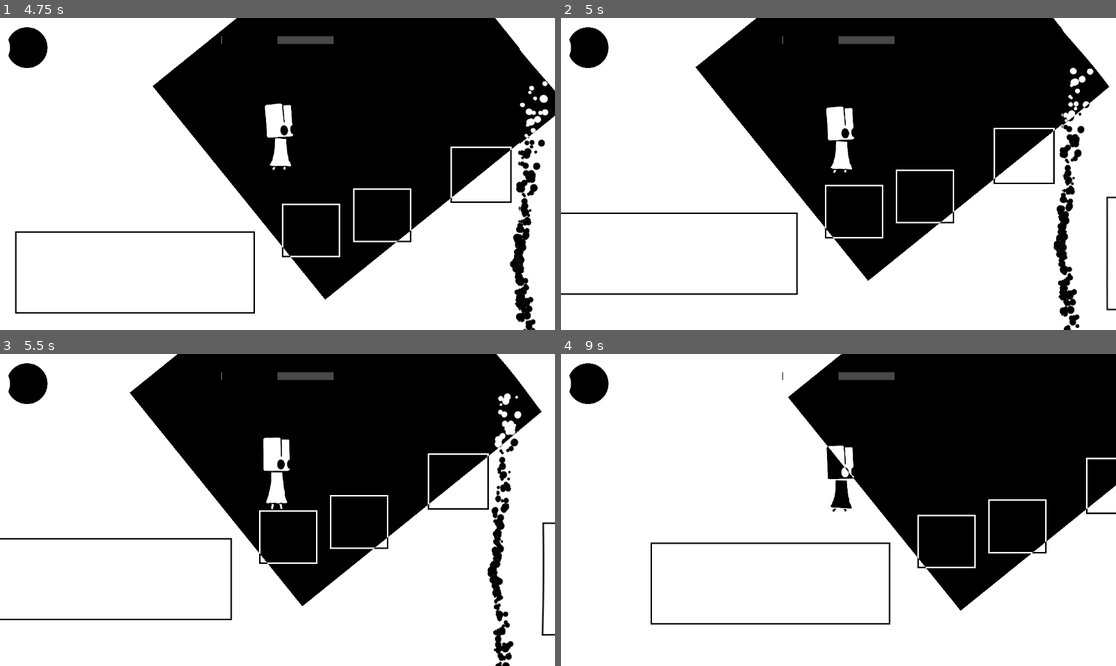
Above: before the commit, frames 1-4 (two rows, left to right).
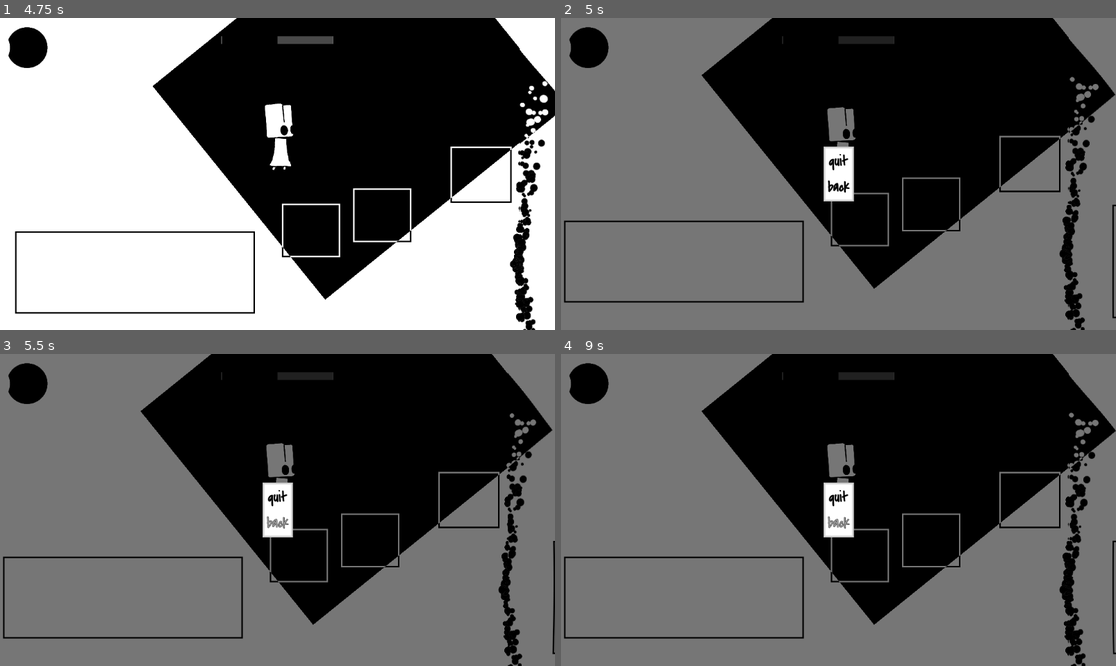
Above: after the commit, the same moments.

Repository: a-fun-gi/contrast
Game: Godot game, scene res://scenes/game_manager.tscn
Same seed, same stepped clock (60 frames per second), same inputs: the game is played once before the commit and once after it.
Inputs (mouse positions are in pixels of both pictures, inside the frame that each line leads up to):
- Up to frame 1 (4.75 s): click "Play" at 0.5 s; tap Enter (ui_accept) at 1.25 s; hold D (player_right) 1.28-2.78 s; tap W (player_jump) at 1.52, 2.27, 3.77, 4.52 s; hold A (player_left) 2.78-3.53 s; hold D (player_right) from 3.53 s (still down)
- Up to frame 2 (5 s): keep holding D (player_right); tap Escape (pause) at 4.9 s
- Up to frame 3 (5.5 s): release D (player_right) at 5 s; click (277, 522) at 5 s, where only the run after the commit has a clickable "back"
- Up to frame 4 (9 s): hold A (player_left) 5.78-6.53 s; tap W (player_jump) at 6.02, 7.52, 8.27 s; hold D (player_right) 6.53-7.28 s; hold A (player_left) 7.28-8.78 s; hold D (player_right) from 8.78 s (still down)

Frame 1 is identical in both runs. In frame 2, 66% of the frame differs, in the area x 0-100%, y 0-100%; in frame 3, 68%; in frame 4, 75%.

Commit message:
add pause menu

Diff:
--- a/godot/scenes/game_manager.gd
+++ b/godot/scenes/game_manager.gd
@@ -1,6 +1,8 @@
 extends Node
 
 var menu_i = null
+var main_i = null
+var pause_m_i = null
 
 func _ready() -> void:
 	var menu = load("uid://dfs6b64cfoybe")
@@ -16,9 +18,17 @@
 	menu_i = null
 	var main = load("uid://dcfub1tbypo17")
 	if main:
-		var instance = main.instantiate()
-		add_child(instance)
+		main_i = main.instantiate()
+		add_child(main_i)
 
 
 func quit():
 	get_tree().quit()
+
+func quit_to_main_menu():
+	var menu = load("uid://dfs6b64cfoybe")
+	if menu:
+		menu_i = menu.instantiate()
+		add_child(menu_i)
+	main_i.queue_free()
+	main_i = null
--- a/godot/scenes/game_manager.tscn
+++ b/godot/scenes/game_manager.tscn
@@ -1,3 +1,4 @@
 [gd_scene format=3 uid="uid://cmvr5ma6kgera"]
 
 [node name="GameManager" type="Node" unique_id=1840785326]
+process_mode = 3
--- a/godot/scenes/main.tscn
+++ b/godot/scenes/main.tscn
@@ -15,6 +15,7 @@
 [ext_resource type="PackedScene" uid="uid://bj7rqb8uwiwmo" path="res://scenes/terrain/invert.tscn" id="13_trceg"]
 [ext_resource type="PackedScene" uid="uid://3omylfemrbt7" path="res://scenes/terrain/ripple-zone.tscn" id="14_a8y0u"]
 [ext_resource type="PackedScene" uid="uid://boyi8bjdvqu1j" path="res://scenes/terrain/walls.tscn" id="15_jkv2x"]
+[ext_resource type="PackedScene" uid="uid://bs3kkrdcbaa30" path="res://scenes/ui/pause menu.tscn" id="16_jbj1t"]
 
 [sub_resource type="Animation" id="Animation_eb6dy"]
 length = 0.001
@@ -355,6 +356,11 @@
 
 [node name="terrain" type="Node2D" parent="." unique_id=906218129]
 
+[node name="StaticBody2D10" parent="terrain" unique_id=1943535163 instance=ExtResource("5_tbgi4")]
+position = Vector2(5699.999, 886.9999)
+rotation = -1.5712355
+scale = Vector2(0.99999994, 0.99999994)
+
 [node name="AnimatableBody2D2" parent="terrain" unique_id=2084512860 instance=ExtResource("2_jyhfs")]
 position = Vector2(3025, 439)
 
@@ -425,6 +431,18 @@
 process_material = SubResource("ParticleProcessMaterial_jbj1t")
 
 [node name="GPUParticles2D2" parent="walls" index="1" unique_id=387757668]
+lifetime = 3.68
+process_material = SubResource("ParticleProcessMaterial_muem4")
+
+[node name="walls2" parent="." unique_id=1789562853 instance=ExtResource("15_jkv2x")]
+position = Vector2(5055, 222)
+scale = Vector2(13.319995, 5.64)
+
+[node name="GPUParticles2D" parent="walls2" index="0" unique_id=1487848240]
+lifetime = 3.87
+process_material = SubResource("ParticleProcessMaterial_jbj1t")
+
+[node name="GPUParticles2D2" parent="walls2" index="1" unique_id=387757668]
 lifetime = 3.68
 process_material = SubResource("ParticleProcessMaterial_muem4")
 
@@ -450,7 +468,11 @@
 position = Vector2(2198, 255.99998)
 scale = Vector2(3.8399982, 3.04)
 
+[node name="pause_menu" parent="." unique_id=753297295 instance=ExtResource("16_jbj1t")]
+visible = false
+
 [connection signal="body_entered" from="ripple" to="player" method="_on_ripple_body_entered"]
 [connection signal="body_exited" from="ripple" to="player" method="_on_ripple_body_exited"]
 
 [editable path="walls"]
+[editable path="walls2"]
--- a/godot/scenes/maingameloopmanager.gd
+++ b/godot/scenes/maingameloopmanager.gd
@@ -1,4 +1,5 @@
 extends Node
+@onready var pause_menu: CanvasLayer = $"../pause_menu"
 
 var health = 6
 
@@ -9,3 +10,15 @@
 	health += addend
 	print(health)
 	return health
+
+func _process(delta: float) -> void:
+	if Input.is_action_just_pressed("pause"):
+		pause()
+
+func pause():
+	var pause_state = !get_tree().paused
+	get_tree().paused = pause_state
+	if pause_state:
+		pause_menu.show()
+	else:
+		pause_menu.hide()
--- /dev/null
+++ b/godot/scenes/ui/pause menu.tscn
@@ -0,0 +1,62 @@
+[gd_scene format=3 uid="uid://bs3kkrdcbaa30"]
+
+[ext_resource type="Script" uid="uid://cr1o5iricseq0" path="res://scenes/ui/pause_menu.gd" id="1_pf5s4"]
+[ext_resource type="Theme" uid="uid://b4p5w0o62fmet" path="res://main_theme.tres" id="1_ty7to"]
+
+[node name="CanvasLayer" type="CanvasLayer" unique_id=950344907]
+script = ExtResource("1_pf5s4")
+
+[node name="menu" type="Control" parent="." unique_id=753297295]
+process_mode = 2
+layout_mode = 3
+anchors_preset = 15
+anchor_right = 1.0
+anchor_bottom = 1.0
+grow_horizontal = 2
+grow_vertical = 2
+theme = ExtResource("1_ty7to")
+
+[node name="ColorRect" type="ColorRect" parent="menu" unique_id=1769953120]
+layout_mode = 1
+anchors_preset = 15
+anchor_right = 1.0
+anchor_bottom = 1.0
+grow_horizontal = 2
+grow_vertical = 2
+color = Color(0, 0, 0, 0.5372549)
+
+[node name="CenterContainer" type="CenterContainer" parent="menu" unique_id=1629346337]
+layout_mode = 1
+anchors_preset = 8
+anchor_left = 0.5
+anchor_top = 0.5
+anchor_right = 0.5
+anchor_bottom = 0.5
+offset_left = -21.5
+offset_top = -31.0
+offset_right = 21.5
+offset_bottom = 31.0
+grow_horizontal = 2
+grow_vertical = 2
+
+[node name="PanelContainer" type="PanelContainer" parent="menu/CenterContainer" unique_id=1861213795]
+layout_mode = 2
+theme = ExtResource("1_ty7to")
+
+[node name="VBoxContainer" type="VBoxContainer" parent="menu/CenterContainer/PanelContainer" unique_id=1184867274]
+layout_mode = 2
+
+[node name="Button" type="Button" parent="menu/CenterContainer/PanelContainer/VBoxContainer" unique_id=1033256554]
+layout_mode = 2
+theme_override_font_sizes/font_size = 30
+text = "quit"
+flat = true
+
+[node name="Button2" type="Button" parent="menu/CenterContainer/PanelContainer/VBoxContainer" unique_id=1699548812]
+layout_mode = 2
+theme_override_font_sizes/font_size = 30
+text = "back"
+flat = true
+
+[connection signal="pressed" from="menu/CenterContainer/PanelContainer/VBoxContainer/Button" to="." method="_on_quit_button_pressed"]
+[connection signal="pressed" from="menu/CenterContainer/PanelContainer/VBoxContainer/Button2" to="." method="_on_back_button_pressed"]
--- /dev/null
+++ b/godot/scenes/ui/pause_menu.gd
@@ -0,0 +1,8 @@
+extends CanvasLayer
+
+func _on_quit_button_pressed() -> void:
+	GameManager.quit_to_main_menu()
+
+
+func _on_back_button_pressed() -> void:
+	pass # Replace with function body.
Not shown, added: godot/scenes/ui/pause_menu.gd.uid
